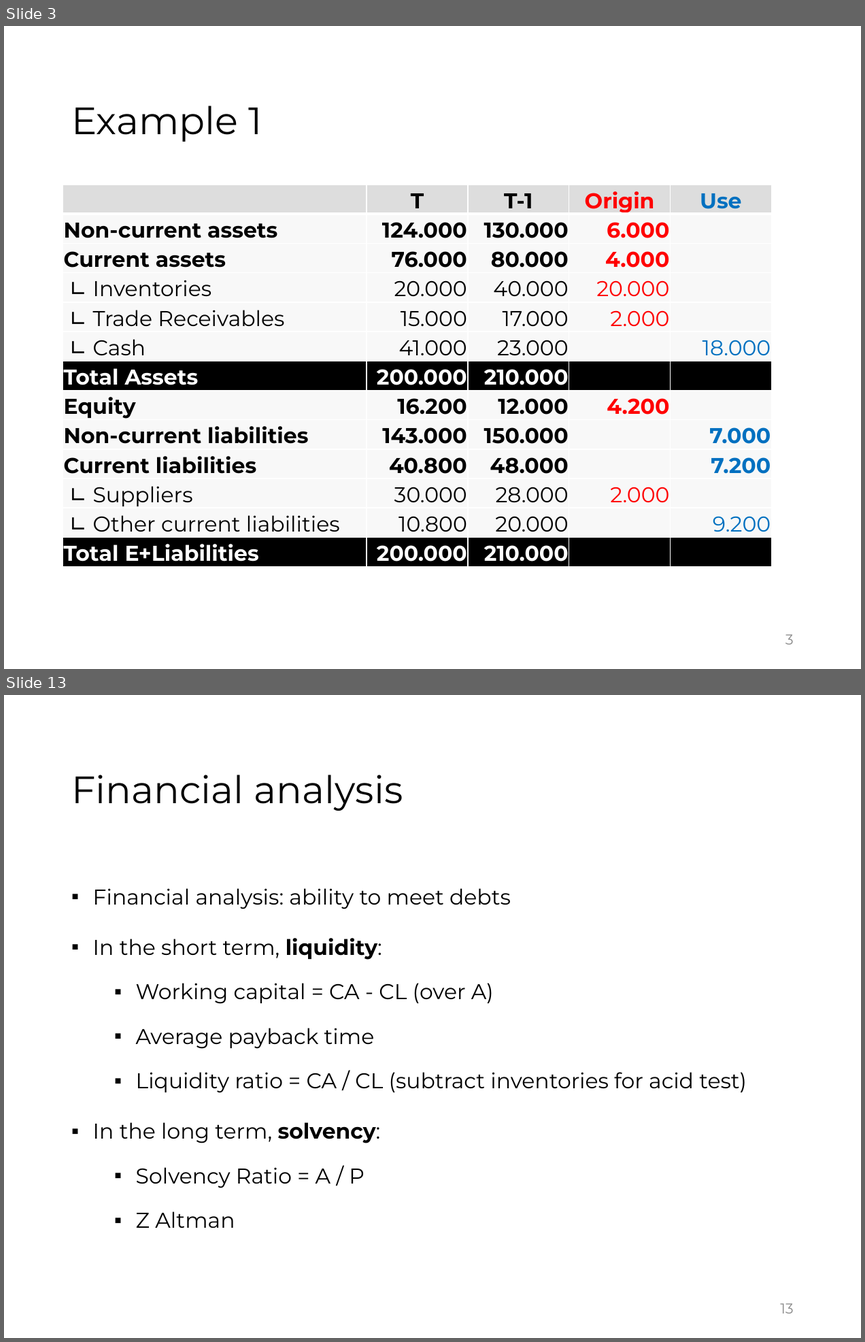
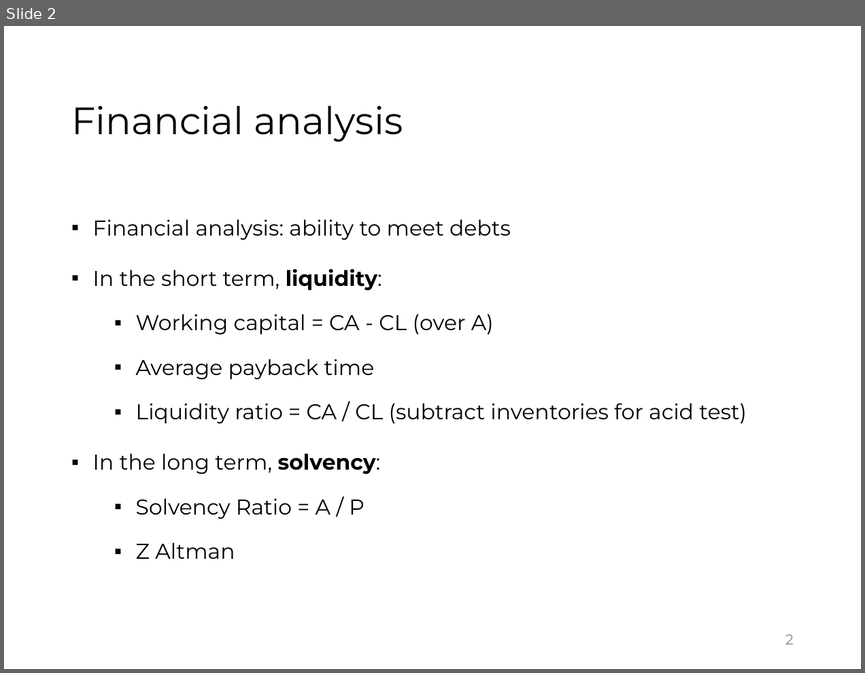
Before and after one commit to jorgegallud-boop/FSA, a slide deck: source-pptx/04.pptx. Shown one above the other, each under a label of ours: slides 3 and 13 before the commit, slide 2 after it; the slides between them are not shown. The pictures are 865x1342 and 865x673 pixels, drawn with LibreOffice and Linux fonts; fonts in the diff are those of the drawing. Boxes give left, top, right and bottom in pixels: in the first picture for what was removed or moved away, otherwise in the second. Text is boxed around its words. In the diff, an @@ line names an element or a change of style, - is before the commit and + after.

```diff
--- a/source-pptx/04.pptx
+++ b/source-pptx/04.pptx
@@ slide 3 removed at box(4, 26, 861, 669), background #FFFFFF @@
@@ title removed at box(71, 106, 262, 142) @@
-Example 1
@@ table removed at box(63, 184, 771, 567), 13 rows, 5 columns @@
- | T | T-1 | Origin | Use
-Non-current assets | 124.000 | 130.000 | 6.000 | 
-Current assets | 76.000 | 80.000 | 4.000 | 
-∟ Inventories | 20.000 | 40.000 | 20.000 | 
-∟ Trade Receivables | 15.000 | 17.000 | 2.000 | 
-∟ Cash | 41.000 | 23.000 |  | 18.000
-Total Assets | 200.000 | 210.000 |  | 
-Equity | 16.200 | 12.000 | 4.200 | 
-Non-current liabilities | 143.000 | 150.000 |  | 7.000
-Current liabilities | 40.800 | 48.000 |  | 7.200
-∟ Suppliers | 30.000 | 28.000 | 2.000 | 
-∟ Other current liabilities | 10.800 | 20.000 |  | 9.200
-Total E+Liabilities | 200.000 | 210.000 |  | 
@@ page number removed at box(785, 634, 793, 644) @@
-3
@@ what was slide 13 is now slide 2 @@
@@ page number at box(785, 634, 793, 644): text changed @@
-13
+2
```
Also in this commit, not shown: 1 slide changed, 11 other slides removed, 6 other files.
